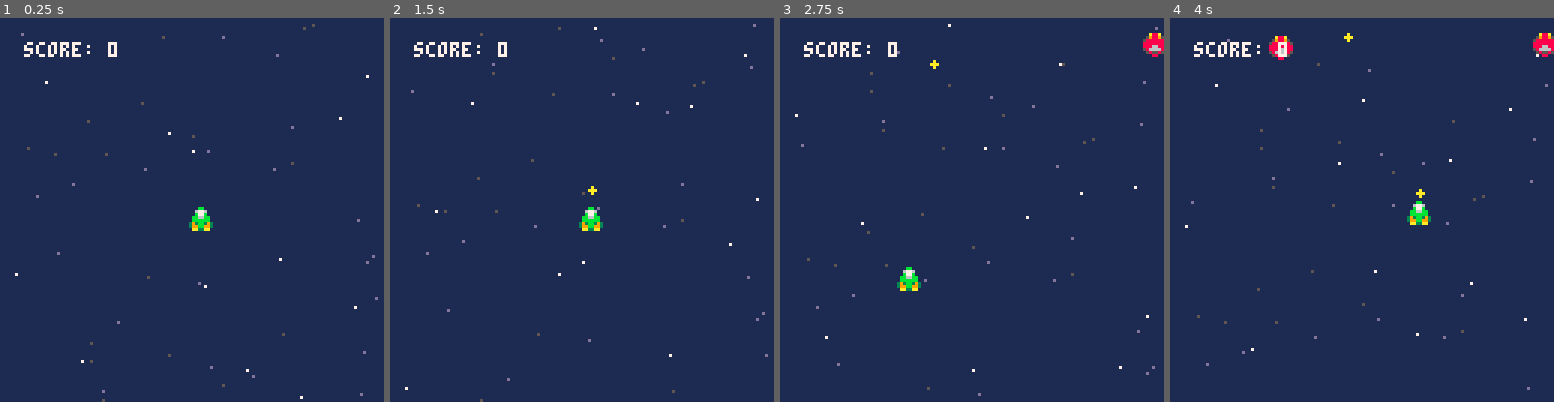
Above: before the commit, frames 1-4 (left to right).
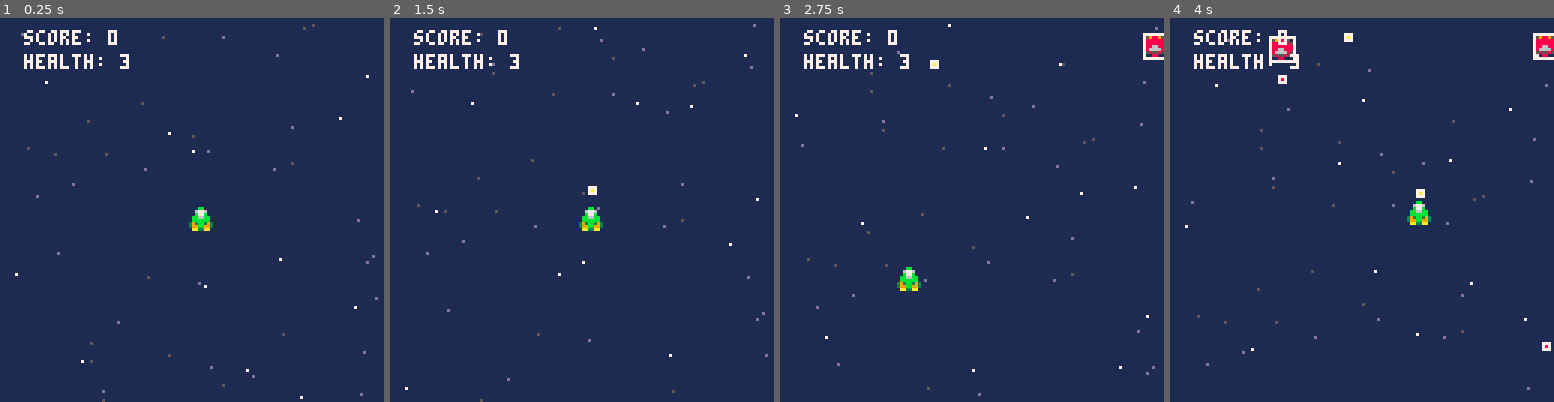
Above: after the commit, the same moments.

Repository: djc5627/pico8-first-game
Game: PICO-8 cartridge first_game.p8
Same seed, same stepped clock (60 frames per second), same inputs: the game is played once before the commit and once after it.
Inputs:
- Up to frame 1 (0.25 s): no input
- Up to frame 2 (1.5 s): tap O (Z key) at 0.33, 0.7, 1.43 s; tap X (X key) at 1.07 s
- Up to frame 3 (2.75 s): hold Left 1.97-2.37 s; tap X (X key) at 2.07, 2.4, 2.73 s; tap O (Z key) at 2.22 s; hold Down from 2.42 s (still down)
- Up to frame 4 (4 s): release Down at 2.82 s; hold Right 2.87-3.53 s; tap X (X key) at 3.07, 3.4, 3.73 s; tap O (Z key) at 3.1, 3.98 s; hold Up from 3.58 s (still down)

The runs differ from the first frame. In frame 1, 0.9% of the frame differs, in the area x 6-34%, y 3-14%; in frame 2, 1.0%; in frame 3, 1.1%; in frame 4, 1.4%, in the area x 6-100%, y 3-87%.

Commit message:
Player health and game over state. Enemies shoot bullets. Debug mode enabled.

Diff:
--- a/src/bullet.lua
+++ b/src/bullet.lua
@@ -3,6 +3,8 @@
     dirX = 0,
     dirY = -1,
     rad = 1,
+    clr = 10,
+    friendly = true,
 
     update = function(_ENV)
         x += spd * dirX
@@ -10,6 +12,31 @@
     end,
 
     draw = function(_ENV)
-        circfill(x,y,rad,10)
+        circfill(x,y,rad,clr)
     end
 })
+
+enmy_bullet = bullet:new({
+    friendly = false,
+    clr = 8,
+    dirY = 1
+})
+
+function _update_bullets()
+    for bullet in all(bullets) do
+        bullet:update()
+        if bullet.y < -bullet.rad or bullet.y > 128 + bullet.rad then
+            del(bullets, bullet)
+        end
+    end
+end
+
+function _draw_bullets()
+    for bullet in all(bullets) do
+        bullet:draw()
+        -- draw hitbox for debugging
+        if global.debug then
+            rect(bullet.x - bullet.rad, bullet.y - bullet.rad, bullet.x + bullet.rad, bullet.y + bullet.rad, 7)
+        end
+    end
+end
--- a/src/enemy.lua
+++ b/src/enemy.lua
@@ -1,19 +1,43 @@
 enemy = entity:new({
     health = 3,
     width = 8,
+    shootDelay = 3,
+    lastShootTime = 0,
 
     update = function(_ENV)
         handle_collisions(_ENV)
+        shoot(_ENV)
     end,
 
     draw = function(_ENV)
         -- rectfill(x, y, x+8, y+8, 8)
         spr(1, x, y, 1, 1, false, false)
+
+        -- draw hitbox for debugging
+        if global.debug then
+            rect(x, y, x+width, y+width, 7)
+        end
+    end,
+
+    shoot = function(_ENV)
+        if time() - lastShootTime > shootDelay then
+            lastShootTime = time()
+            local b = enmy_bullet:new({
+                x = x + width/2,
+                y = y + width,
+                dirX = 0,
+                dirY = 1
+            })
+            add(bullets, b)
+        end
     end,
 
     handle_collisions = function(_ENV)
         local t,nx,ny,tx,ty,intersect
         for bullet in all(bullets) do
+            if not bullet.friendly then
+                break
+            end
             t,nx,ny,tx,ty,intersect = hit(
                 bullet.x - bullet.rad,
                 bullet.y - bullet.rad,
@@ -23,10 +47,10 @@
                 y,
                 width,
                 width,
-                bullet.x - bullet.rad,
-                bullet.y - bullet.rad
+                bullet.x - bullet.rad + bullet.dirX * bullet.spd,
+                bullet.y - bullet.rad + bullet.dirY * bullet.spd
             )
-            if intersect then
+            if intersect == true or intersect == false then
                 del(bullets, bullet)
                 health -= 1
             end
--- a/src/enemy_spawner.lua
+++ b/src/enemy_spawner.lua
@@ -2,7 +2,7 @@
     -- Initialize enemy spawner properties
     enemy_spawner = {
         spawn_rate = 2, -- seconds between spawns
-        last_spawn_time = 0,
+        last_spawn_time = time(),
         enemies = {}
     }
 end
--- a/src/main.lua
+++ b/src/main.lua
@@ -1,22 +1,46 @@
+game_states = {"playing", "game_over"}
+state = "playing"
+debug = true
+
+
 function _init()
     _init_player()
     _init_stars()
     _init_enemy_spawner()
     score = 0
+    bullets = {}
 end
 
 function _update()
-    _update_stars()
-    _update_player()
-    _update_enemy_spawner()
+    -- Restart Game when over
+    if state == "game_over" then
+        if btnp(4) or btnp(5) then
+            state = "playing"
+            _init()
+        end
+        return
+    else
+        _update_stars()
+        _update_player()
+        _update_enemy_spawner()
+        _update_bullets()
+    end
 end
 
 function _draw()
     cls()
+
+    if state == "game_over" then
+        print("game over", 40, 60, 7)
+        print("press o/x to restart", 20, 70, 7)
+        return
+    end
+
     rectfill(0, 0, 127, 127, 1)
     _draw_stars()
     _draw_player()
     _draw_enemy_spawner()
+    _draw_bullets()
 
-    print("score: "..score, 8, 8, 7)
+    print("score: "..score, 8, 4, 7)
 end
--- a/src/player.lua
+++ b/src/player.lua
@@ -9,9 +9,12 @@
 storedMoveY = 0.0
 playerShootDelay = 0.2
 playerLastShootTime = 0
+playerHealth = 3
 
 function _init_player()
-    bullets = {}
+    playerHealth = 3
+    playerPosX = 63
+    playerPosY = 63
 end
 
 function _update_player_dir()
@@ -77,36 +80,42 @@
     _move_player()
     _shoot()
     _handle_player_collisions()
-
-    -- Update bullets
-    for bullet in all(bullets) do
-        bullet:update()
-    end
+    _handle_player_death()
 end
 
 function _draw_player()
     spr(0, playerPosX, playerPosY, 1, 1, false, false)
+    print("health: "..playerHealth, 8, 12, 7)
+end
 
-    -- Draw bullets
-    for bullet in all(bullets) do
-        bullet:draw()
+function _handle_player_death()
+    if playerHealth <= 0 then
+        state = "game_over"
+        sfx(2)
     end
 end
 
 function _handle_player_collisions()
     local t,nx,ny,tx,ty,intersect
-    for star in all(stars) do
+    for bullet in all(bullets) do
+        if bullet.friendly then
+            break
+        end
         t,nx,ny,tx,ty,intersect = hit(
-            star.x - star.rad,
-            star.y - star.rad,
-            star.rad * 2,
-            star.rad * 2,
+            bullet.x - bullet.rad,
+            bullet.y - bullet.rad,
+            bullet.rad * 2,
+            bullet.rad * 2,
             playerPosX,
             playerPosY,
             playerWidth,
             playerHeight,
-            star.x,
-            star.y
+            bullet.x - bullet.rad,
+            bullet.y - bullet.rad
         )
+        if intersect then
+            del(bullets, bullet)
+            playerHealth -= 1
+        end
     end
 end
